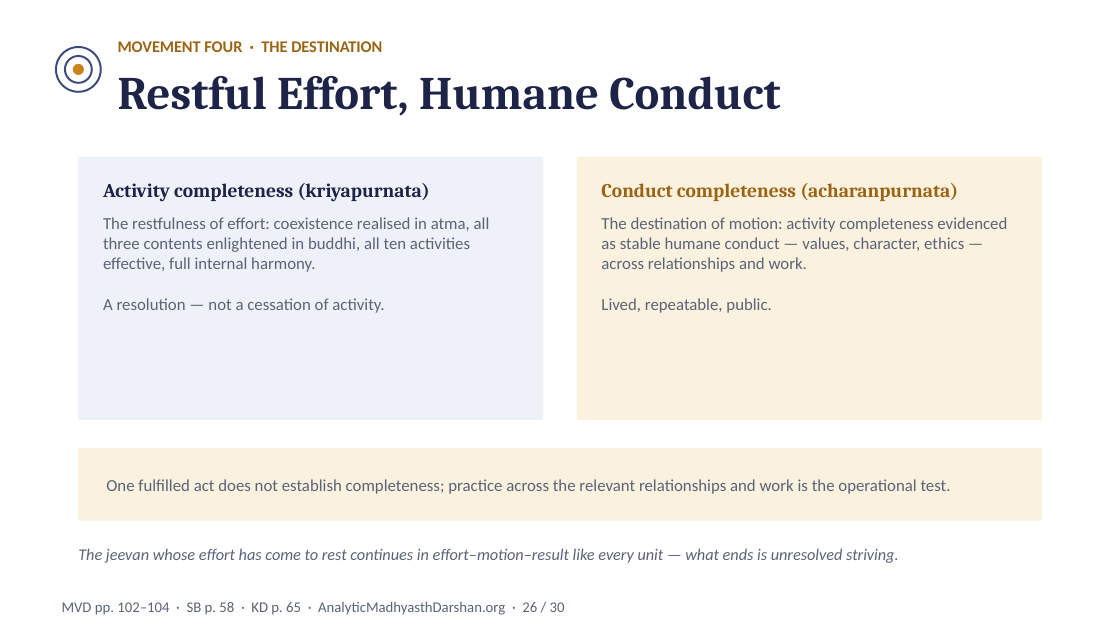
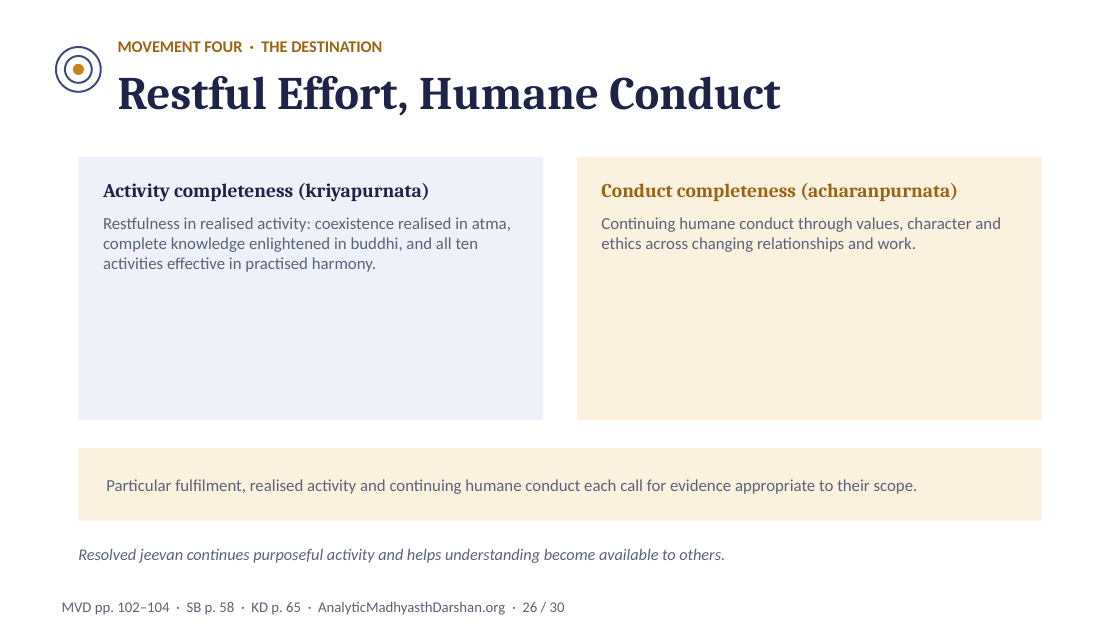
Before and after one commit to raghavamohan/AnalyticMadhyasthDarshan, a slide deck: slide 26 of Studies/A-State-Dynamic-Model-Of-Coexistence/A-State-Dynamic-Model-Of-Coexistence-Madhyasth-Darshan.pptx. Drawn at 1120x630 pixels with LibreOffice and Linux fonts; fonts in the diff are those of the drawing. Boxes give left, top, right and bottom in pixels: in the first picture for what was removed or moved away, otherwise in the second. Text is boxed around its words. In the diff, an @@ line names an element or a change of style, - is before the commit and + after.

Commit message:
Integrate Jeevan, values and awakened tradition into state-dynamic synthesis

```diff
--- a/Studies/A-State-Dynamic-Model-Of-Coexistence/A-State-Dynamic-Model-Of-Coexistence-Madhyasth-Darshan.pptx
+++ b/Studies/A-State-Dynamic-Model-Of-Coexistence/A-State-Dynamic-Model-Of-Coexistence-Madhyasth-Darshan.pptx
@@ text at (103,217,511,272): text changed @@
-The restfulness of effort: coexistence realised in atma, all three contents enlightened in buddhi, all ten activities effective, full internal harmony.
-A resolution — not a cessation of activity.
+Restfulness in realised activity: coexistence realised in atma, complete knowledge enlightened in buddhi, and all ten activities effective in practised harmony.
@@ text at (601,217,1001,252): text changed @@
-The destination of motion: activity completeness evidenced as stable humane conduct — values, character, ethics — across relationships and work.
-Lived, repeatable, public.
+Continuing humane conduct through values, character and ethics across changing relationships and work.
@@ text at (106,479,918,494): text changed @@
-One fulfilled act does not establish completeness; practice across the relevant relationships and work is the operational test.
+Particular fulfilment, realised activity and continuing humane conduct each call for evidence appropriate to their scope.
@@ text at (78,548,725,563): text changed @@
-The jeevan whose effort has come to rest continues in effort–motion–result like every unit — what ends is unresolved striving.
+Resolved jeevan continues purposeful activity and helps understanding become available to others.
```
Also in this commit, not shown: 26 other slides changed, 1 slide added, 1 slide removed, 30 other files.
